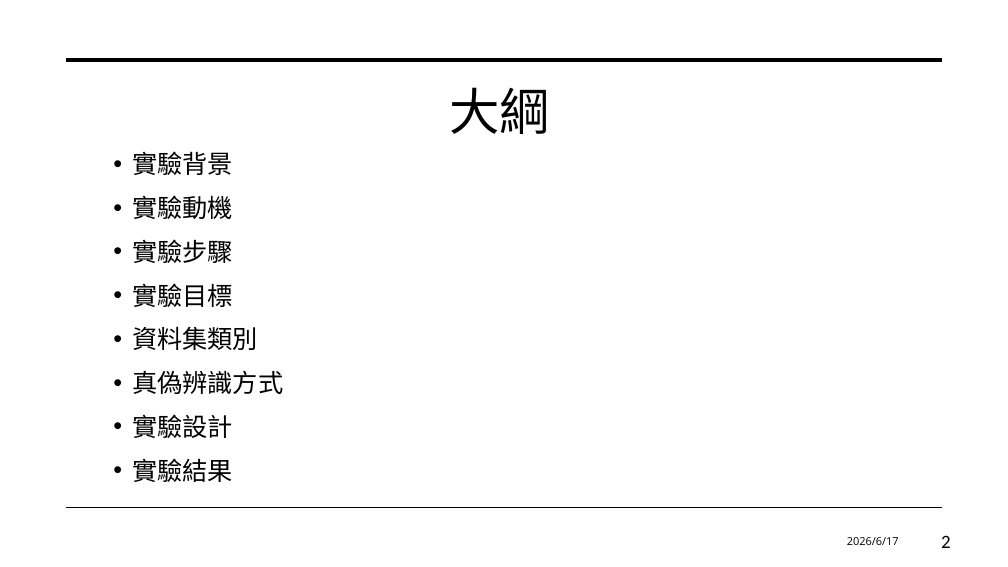
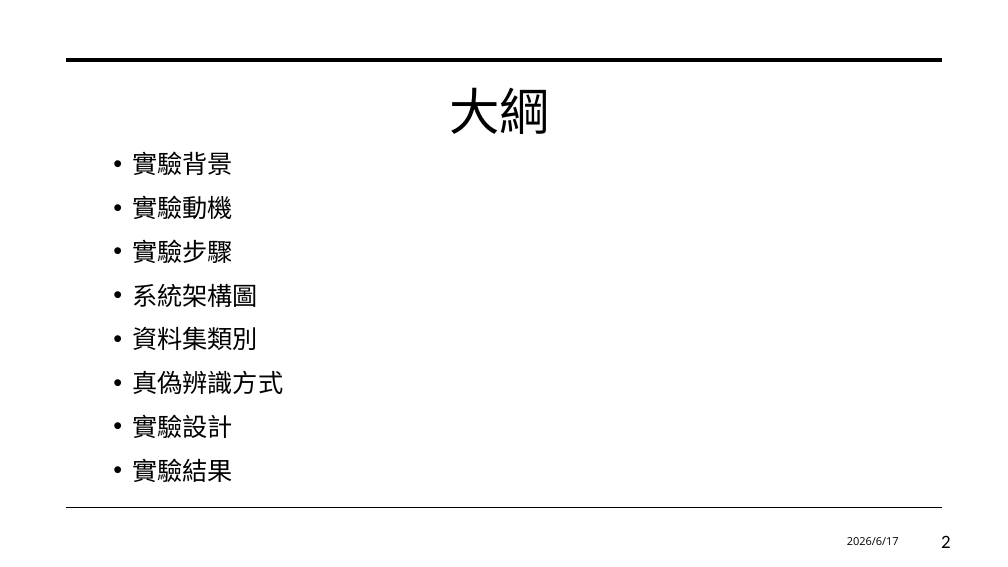
Before and after one commit to 0071ht/Special-topic-implementation, a slide deck: slide 2 of 專題報告.pptx. Drawn at 1008x567 pixels with LibreOffice and Linux fonts; fonts in the diff are those of the drawing. Boxes give left, top, right and bottom in pixels: in the first picture for what was removed or moved away, otherwise in the second. Text is boxed around its words. In the diff, an @@ line names an element or a change of style, - is before the commit and + after.

```diff
--- a/專題報告.pptx
+++ b/專題報告.pptx
@@ text at [132, 283, 258, 307]: text changed @@
-• 實驗目標
+• 系統架構圖
```
Also in this commit, not shown: 1 other slide changed.
